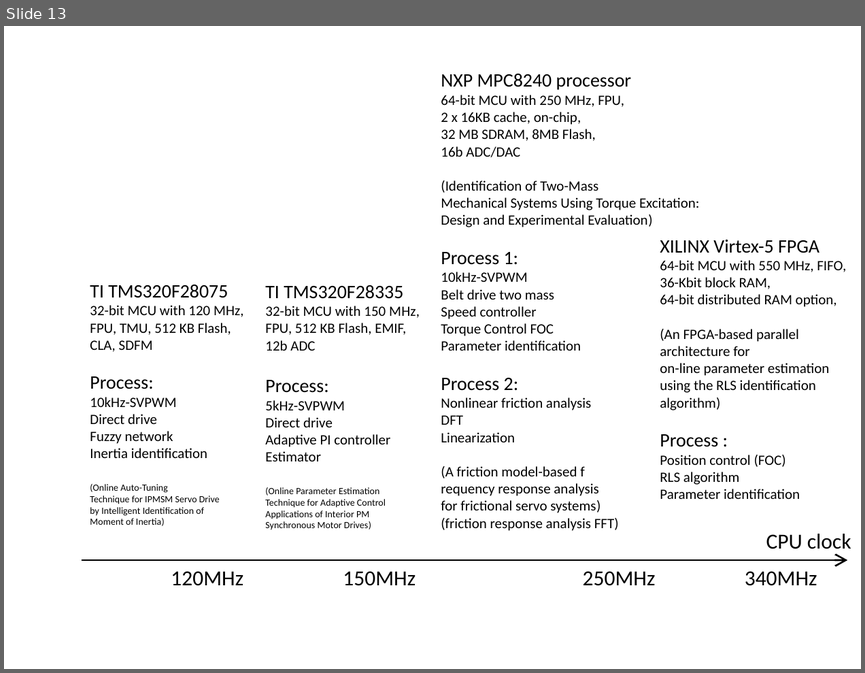
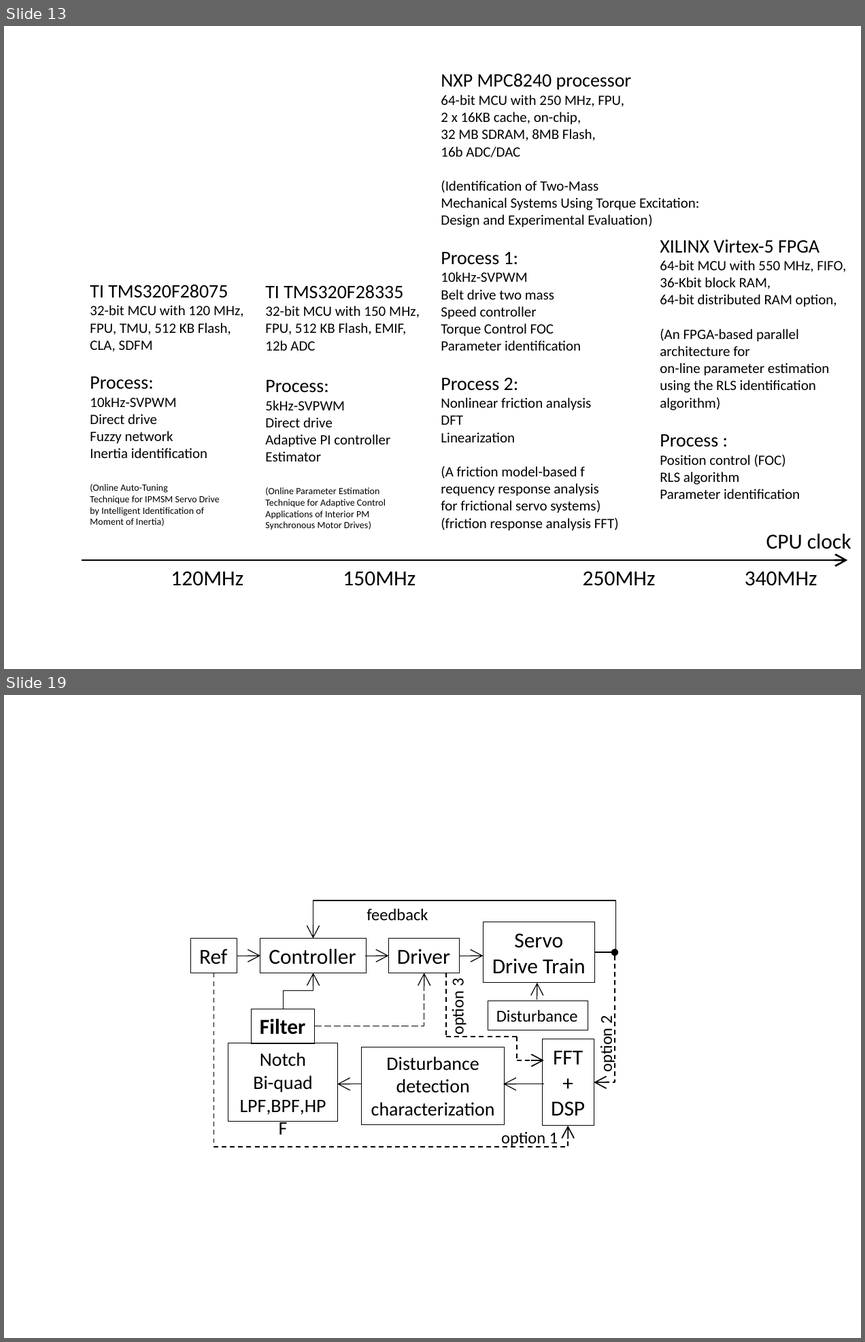
Before and after one commit to SerhatOzkucuk/PhD-Works, a slide deck: Parameter Estimation Works/review_IEEE Transaction on industrial electronics format/TRANS-JOUR/word/review_paper_drawings.pptx. Shown one above the other, each under a label of ours: slide 13 before the commit, slides 13 and 19 after it; the slides between them are not shown. The pictures are 865x673 and 865x1342 pixels, drawn with LibreOffice and Linux fonts; fonts in the diff are those of the drawing. Boxes give left, top, right and bottom in pixels: in the first picture for what was removed or moved away, otherwise in the second. Text is boxed around its words. In the diff, an @@ line names an element or a change of style, - is before the commit and + after.

```diff
--- a/Parameter Estimation Works/review_IEEE Transaction on industrial electronics format/TRANS-JOUR/word/review_paper_drawings.pptx
+++ b/Parameter Estimation Works/review_IEEE Transaction on industrial electronics format/TRANS-JOUR/word/review_paper_drawings.pptx
@@ slide 19 added at (4,695,861,1338), background #FFFFFF @@
@@ elbow arrow added from (594, 952) to (313, 938), #000000 0.75 pt @@
@@ text added at (366,909,428,920), 14 pt, text #000000 @@
+feedback
@@ rectangle added at (191,938,237,972), outline #000000 0.75 pt, 18 pt, text #000000 @@
+Ref
@@ rectangle added at (260,938,366,972), outline #000000 0.75 pt, 18 pt, text #000000 @@
+Controller
@@ rectangle added at (389,938,460,972), outline #000000 0.75 pt, 18 pt, text #000000 @@
+Driver
@@ rectangle added at (483,922,594,983), outline #000000 0.75 pt, 18 pt, text #000000 @@
+Servo
+Drive Train
@@ arrow added from (237, 955) to (260, 955), #000000 0.75 pt @@
@@ arrow added from (364, 955) to (389, 955), #000000 0.75 pt @@
@@ arrow added from (459, 955) to (483, 955), #000000 0.75 pt @@
@@ elbow double arrow added from (615, 952) to (594, 1083), #000000 1 pt dashed @@
@@ elbow arrow added from (214, 972) to (568, 1125), #000000 1 pt dashed @@
@@ elbow arrow added from (283, 1008) to (313, 972), #000000 0.75 pt @@
@@ elbow arrow added from (315, 1025) to (424, 972), #000000 0.75 pt dashed @@
@@ line added from (446, 972) to (446, 1037), #000000 1 pt dashed @@
@@ text added at (447,979,468,1034), 14 pt, text #000000 @@
+option 3
@@ arrow added from (537, 999) to (537, 983), #000000 0.75 pt @@
@@ rectangle added at (252,1008,315,1043), outline #000000 0.75 pt, 18 pt, text #000000, bold @@
+Filter
@@ rectangle added at (488,1001,587,1030), outline #000000 0.75 pt, 14 pt, text #000000 @@
+Disturbance
@@ text added at (596,1016,617,1070), 14 pt, text #000000 @@
+option 2
@@ line added from (446, 1037) to (516, 1037), #000000 1 pt dashed @@
@@ line added from (516, 1037) to (516, 1060), #000000 1 pt dashed @@
@@ rectangle added at (542,1038,594,1125), outline #000000 0.75 pt, 18 pt, text #000000 @@
+FFT
++
+DSP
@@ rectangle added at (228,1043,337,1121), outline #000000 0.75 pt, 16 pt, text #000000 @@
+Notch
+Bi-quad
+LPF,BPF,HPF
@@ rectangle added at (361,1047,504,1124), outline #000000 0.75 pt, 16 pt, text #000000 @@
+Disturbance
+detection
+characterization
@@ arrow added from (516, 1060) to (544, 1060), #000000 1 pt dashed @@
@@ arrow added from (361, 1084) to (337, 1084), #000000 0.75 pt @@
@@ arrow added from (544, 1084) to (504, 1084), #000000 0.75 pt @@
@@ text added at (501,1132,558,1147), 14 pt, text #000000 @@
+option 1
```
Also in this commit, not shown: 5 slides changed, 4 other slides added, 5 other files.
